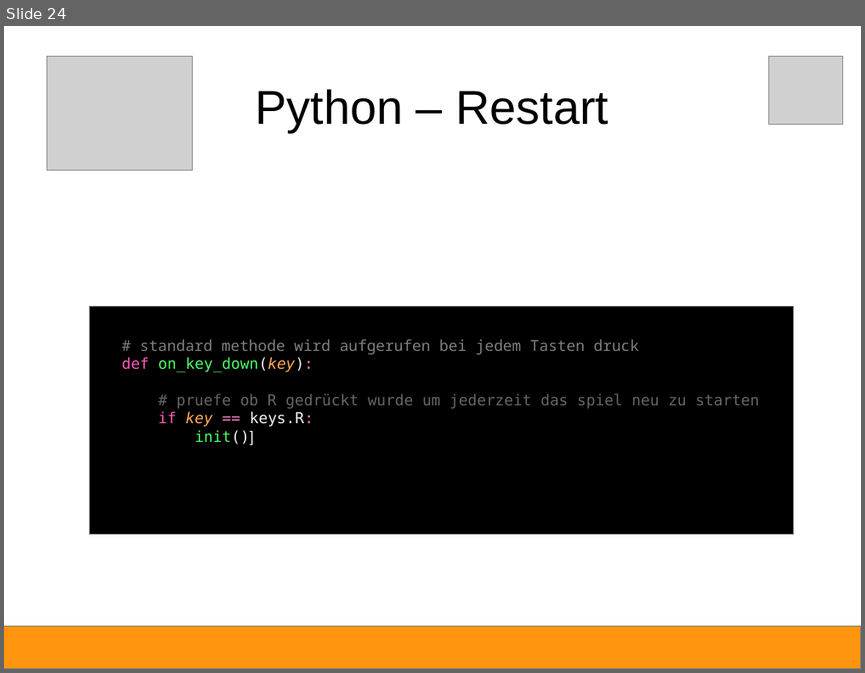
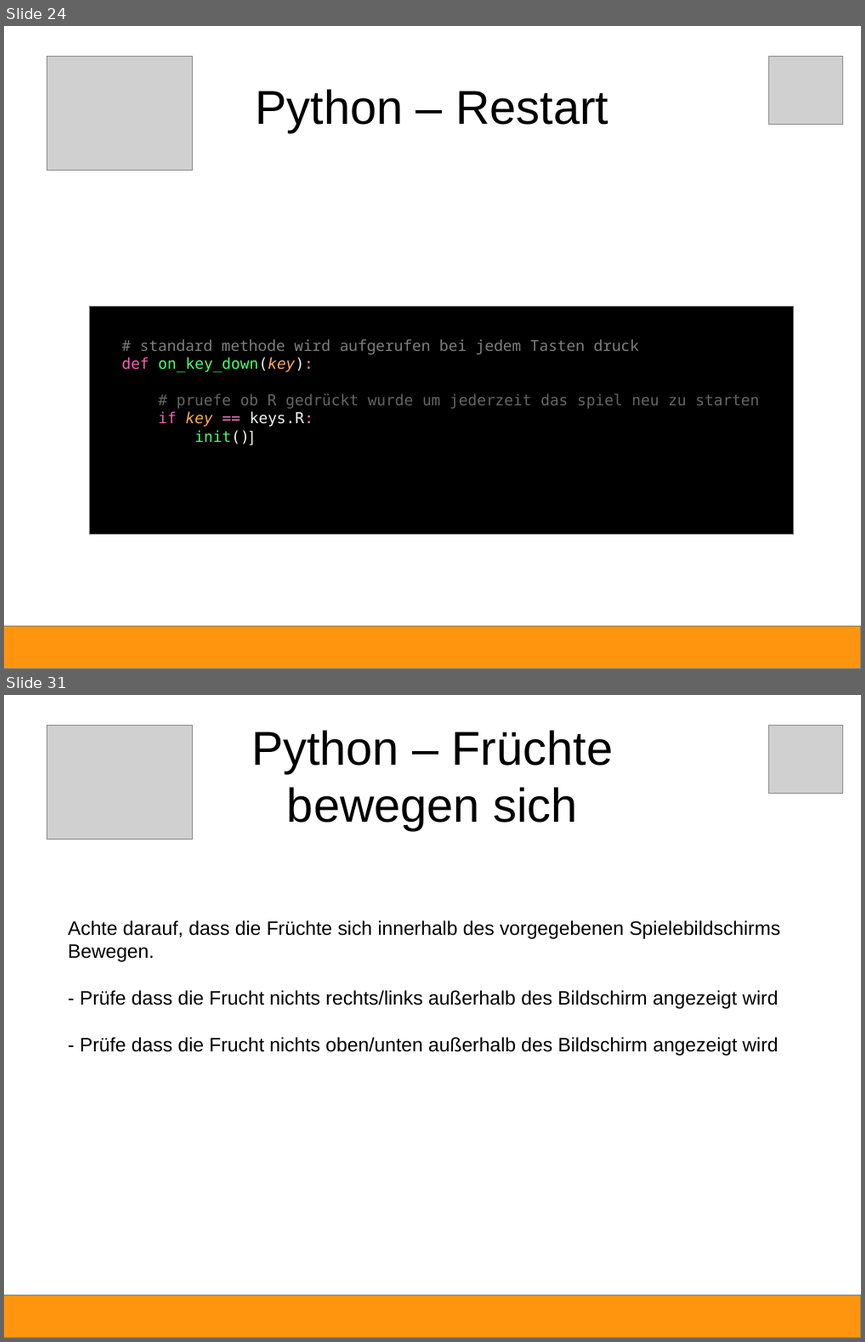
Before and after one commit to Devoxx4KidsDE/python-games, a slide deck: fruchthuhn/Python-Anleitung.odp. Shown one above the other, each under a label of ours: slide 24 before the commit, slides 24 and 31 after it; the slides between them are not shown. The pictures are 865x673 and 865x1342 pixels, drawn with LibreOffice and Linux fonts; fonts in the diff are those of the drawing; grey boxes stand for pictures. Boxes give left, top, right and bottom in pixels: in the first picture for what was removed or moved away, otherwise in the second. Text is boxed around its words. In the diff, an @@ line names an element or a change of style, - is before the commit and + after.

```diff
--- a/fruchthuhn/Python-Anleitung.odp
+++ b/fruchthuhn/Python-Anleitung.odp
@@ slide 31 added at [4,695,861,1338], background #FFFFFF @@
@@ picture added at [46,726,192,839] @@
@@ title added at [251,730,613,830], 44 pt, text #000000 @@
+Python – Früchte
+bewegen sich
@@ picture added at [769,726,842,793] @@
@@ text added at [68,920,781,1055], 18 pt, text #000000 @@
+Achte darauf, dass die Früchte sich innerhalb des vorgegebenen Spielebildschirms
+Bewegen.
+- Prüfe dass die Frucht nichts rechts/links außerhalb des Bildschirm angezeigt wird
+- Prüfe dass die Frucht nichts oben/unten außerhalb des Bildschirm angezeigt wird
@@ rectangle added at [4,1295,861,1338], fill #FF950E, outline #808080 0 pt @@
```
Also in this commit, not shown: 1 slide changed, 10 other slides added, 1 slide removed, 2 other files.
